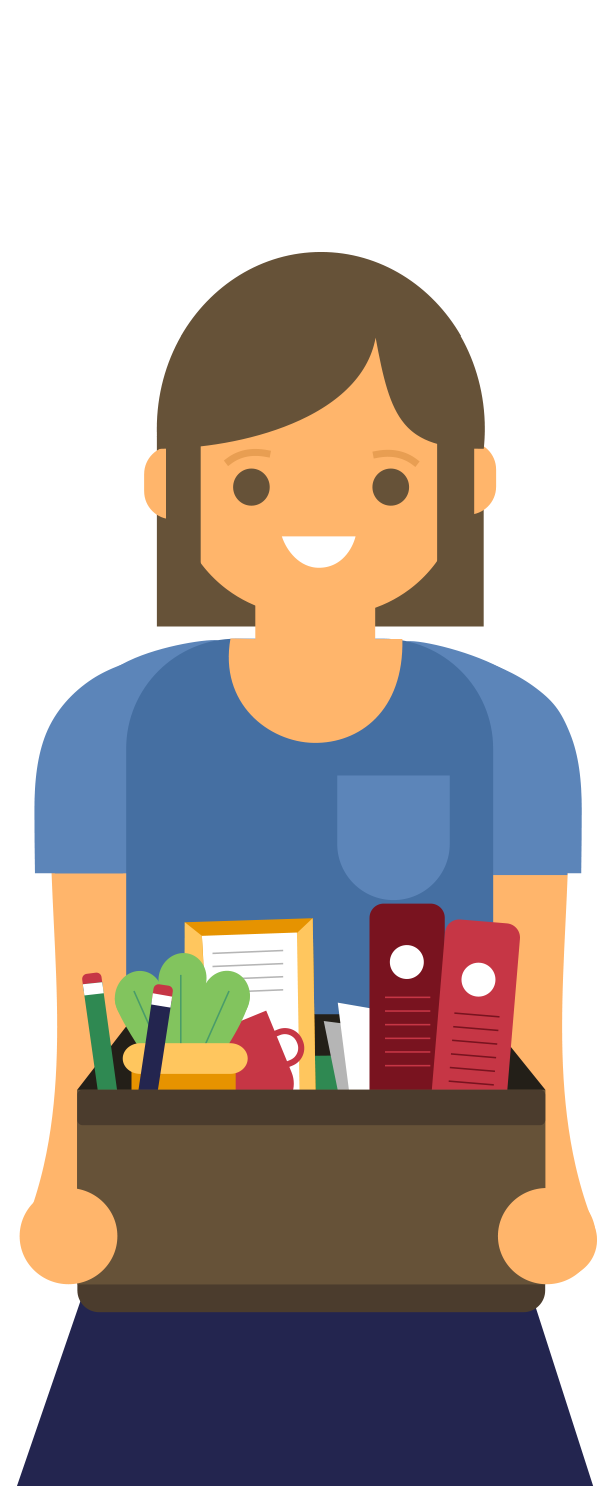
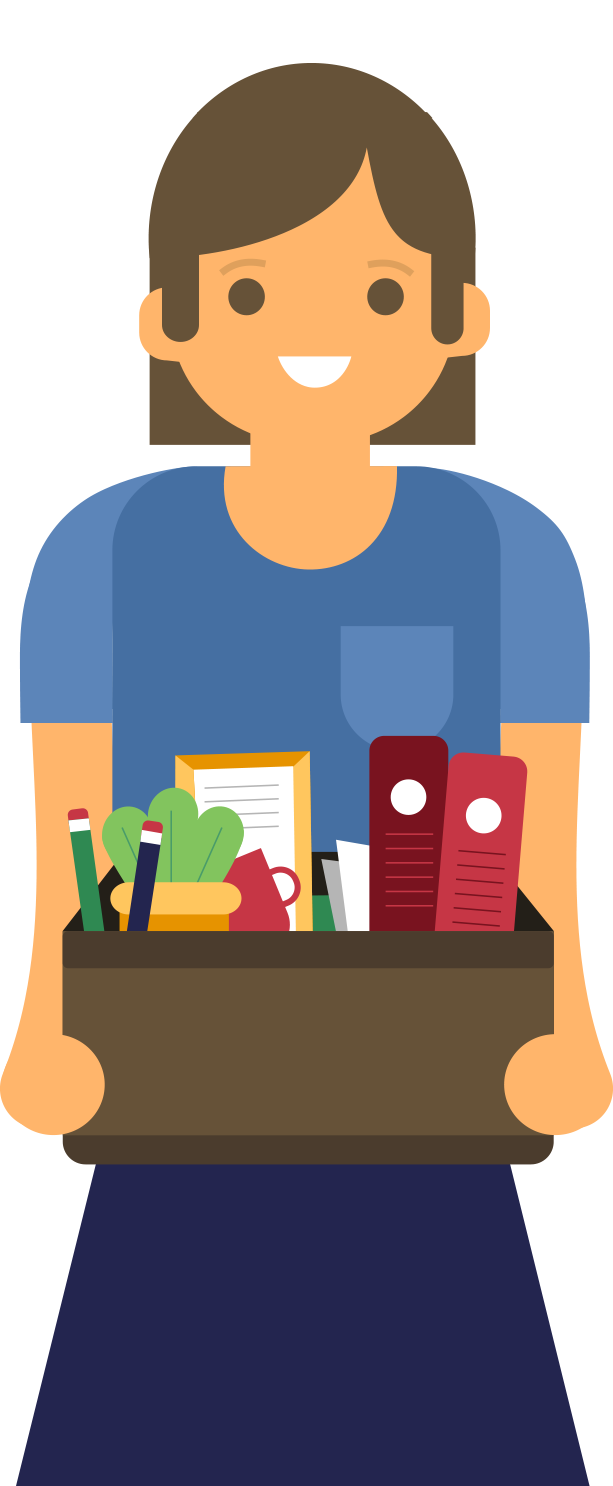
Layered file, before and after one edit (613px x 1486px). Changes by layer:
painted on "Vector Smart Object" (1st of 12) over bbox(181, 63, 461, 336)
painted on "Vector Smart Object" (2nd of 12) over bbox(0, 73, 613, 1486)
